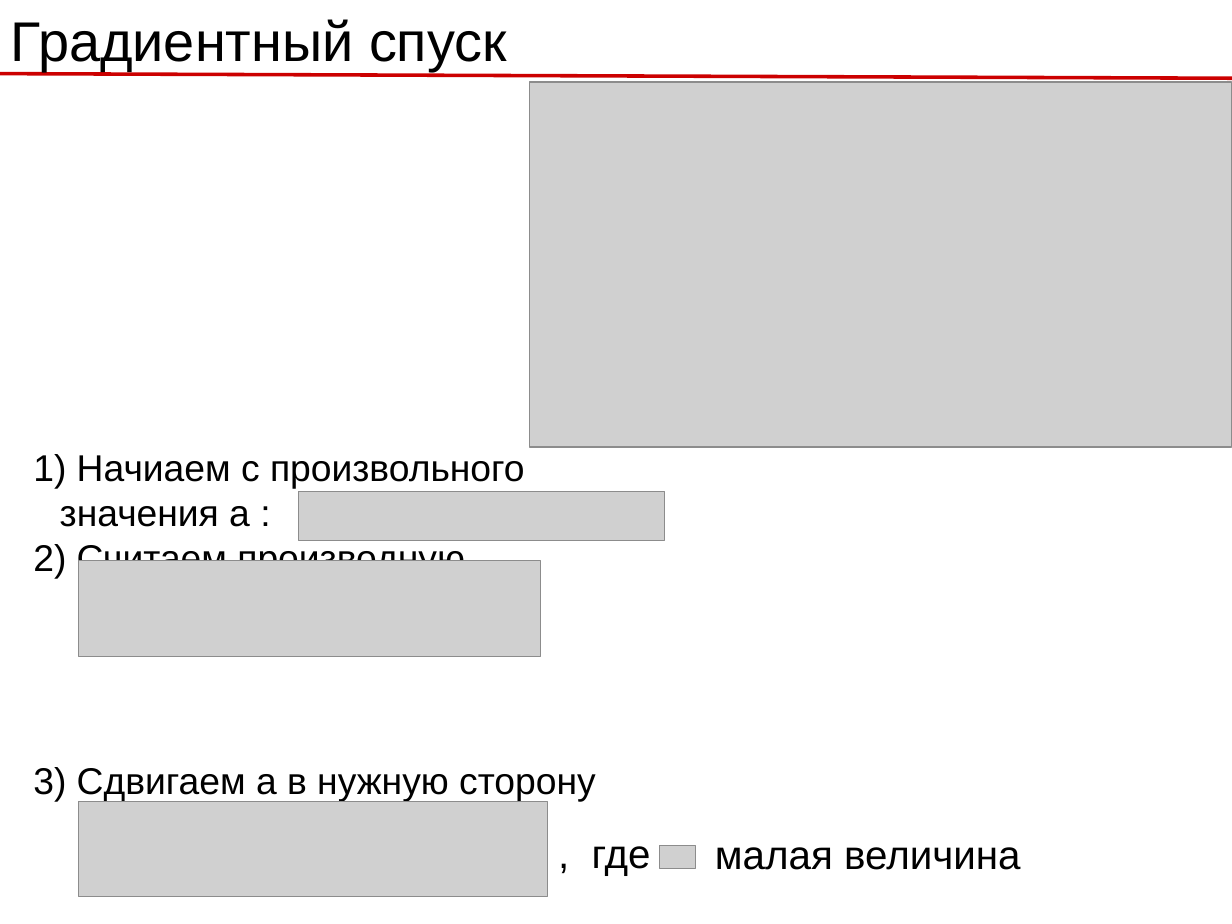
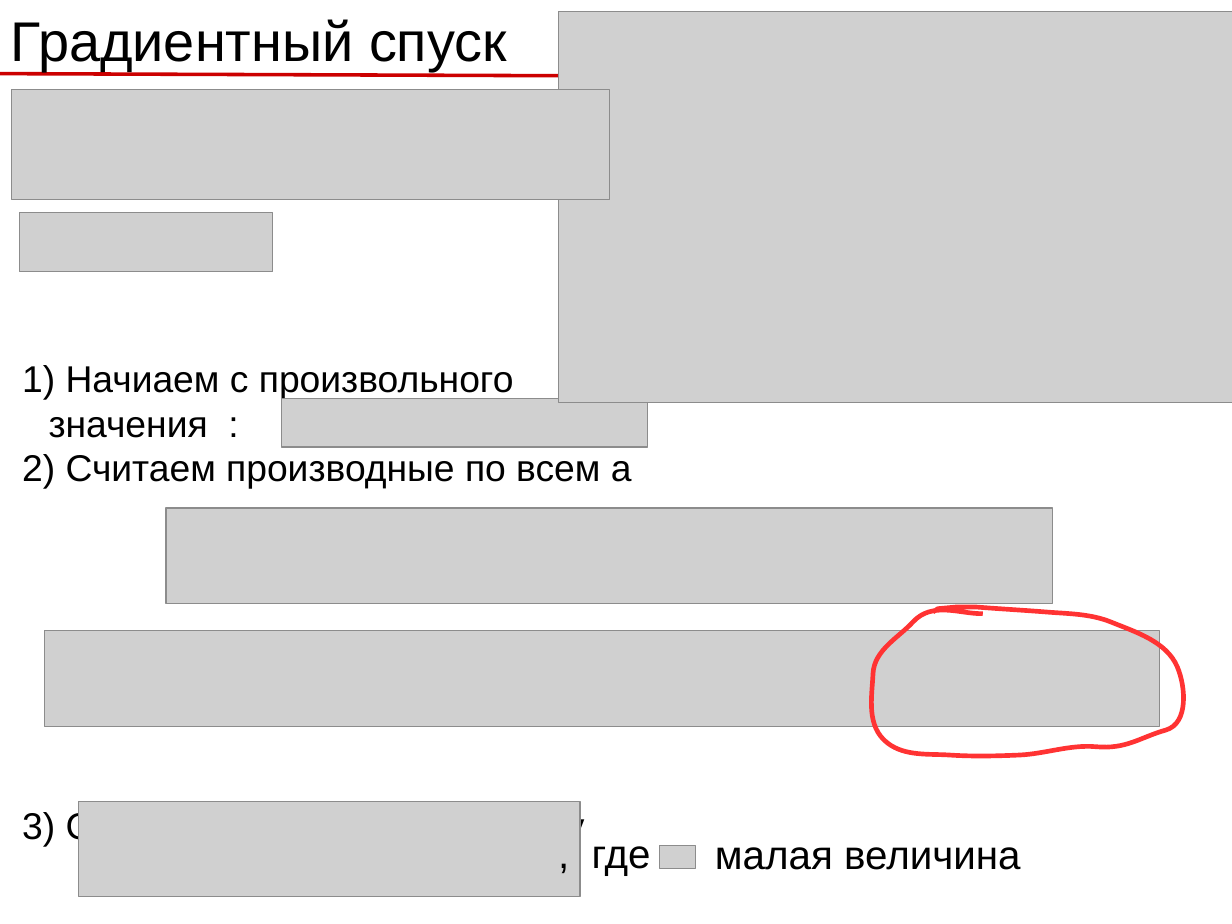
Before and after one commit to rykachevskiy/239, a slide deck: slide 12 of 1/1.1 Linear regression, SGD.odp. Drawn at 1232x924 pixels with LibreOffice and Linux fonts; fonts in the diff are those of the drawing; grey boxes stand for pictures. Boxes give left, top, right and bottom in pixels: in the first picture for what was removed or moved away, otherwise in the second. Text is boxed around its words. In the diff, an @@ line names an element or a change of style, - is before the commit and + after.

```diff
--- a/1/1.1 Linear regression, SGD.odp
+++ b/1/1.1 Linear regression, SGD.odp
@@ picture: place and size @@
-picture at [530, 82, 1232, 447]
+picture at [559, 11, 1232, 402]
@@ picture: place and size @@
-picture at [79, 561, 541, 656]
+picture at [11, 89, 610, 200]
@@ picture added at [19, 212, 273, 272] @@
@@ text "Начиаем с произвольного значения :": place and size @@
-text "Начиаем с произвольного значения :" at [60, 455, 596, 802]
+text "Начиаем с произвольного значения :" at [49, 366, 632, 847]
@@ text at [49, 366, 632, 489]: text changed @@
-1) Начиаем с произвольного значения а :
-2) Считаем производную
+1) Начиаем с произвольного значения :
+2) Считаем производные по всем а
@@ picture: place and size @@
-picture at [298, 492, 665, 540]
+picture at [282, 399, 647, 447]
@@ picture added at [167, 508, 1053, 603] @@
@@ freeform shape added at [872, 607, 1184, 756], outline #FF3333 3 pt @@
@@ picture added at [45, 631, 1159, 726] @@
@@ picture: place and size @@
-picture at [78, 802, 548, 897]
+picture at [78, 802, 580, 897]
```
Also in this commit, not shown: 4 other slides changed, 6 slides added, 1 slide removed, 11 other files.
